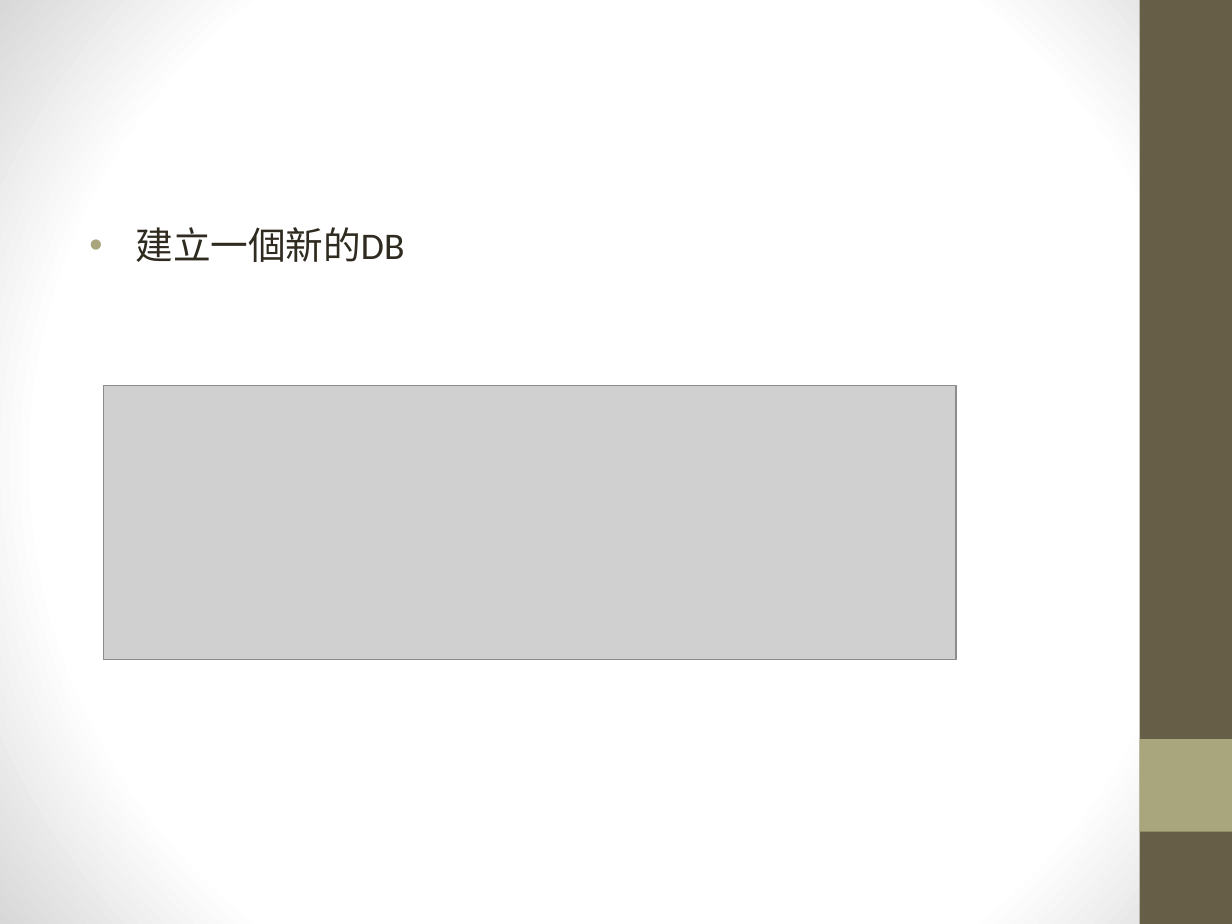
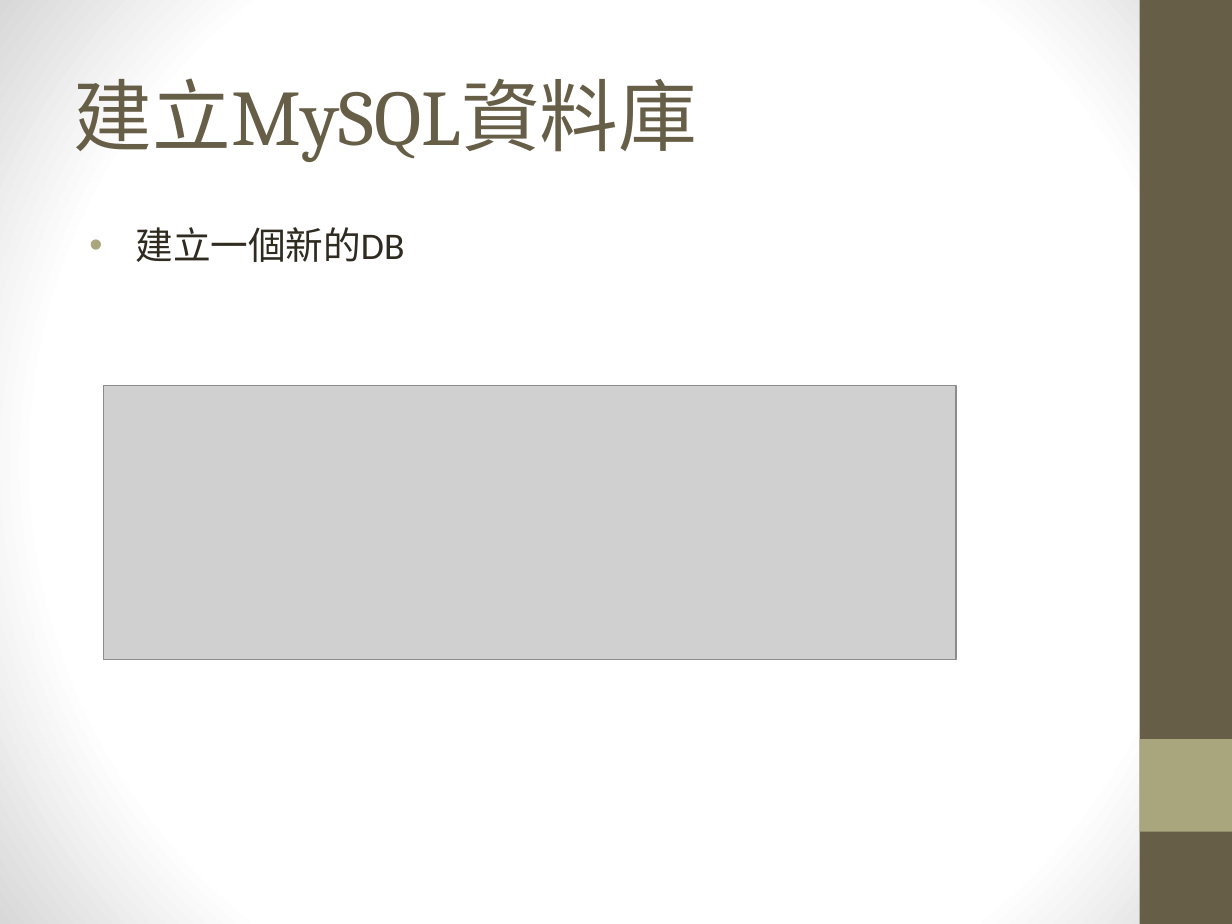
Before and after one commit to maloyang/KH20221202_IoT_Data_Science, a slide deck: slide 56 of W04/W04_web.pptx. Drawn at 1232x924 pixels with LibreOffice and Linux fonts; fonts in the diff are those of the drawing; grey boxes stand for pictures. Boxes give left, top, right and bottom in pixels: in the first picture for what was removed or moved away, otherwise in the second. Text is boxed around its words. In the diff, an @@ line names an element or a change of style, - is before the commit and + after.

```diff
--- a/W04/W04_web.pptx
+++ b/W04/W04_web.pptx
@@ title added at [74,78,697,162], 46 pt, text #675E47 @@
+建立MySQL資料庫
```
Also in this commit, not shown: 2 other slides changed, 4 slides added, 10 other files.
